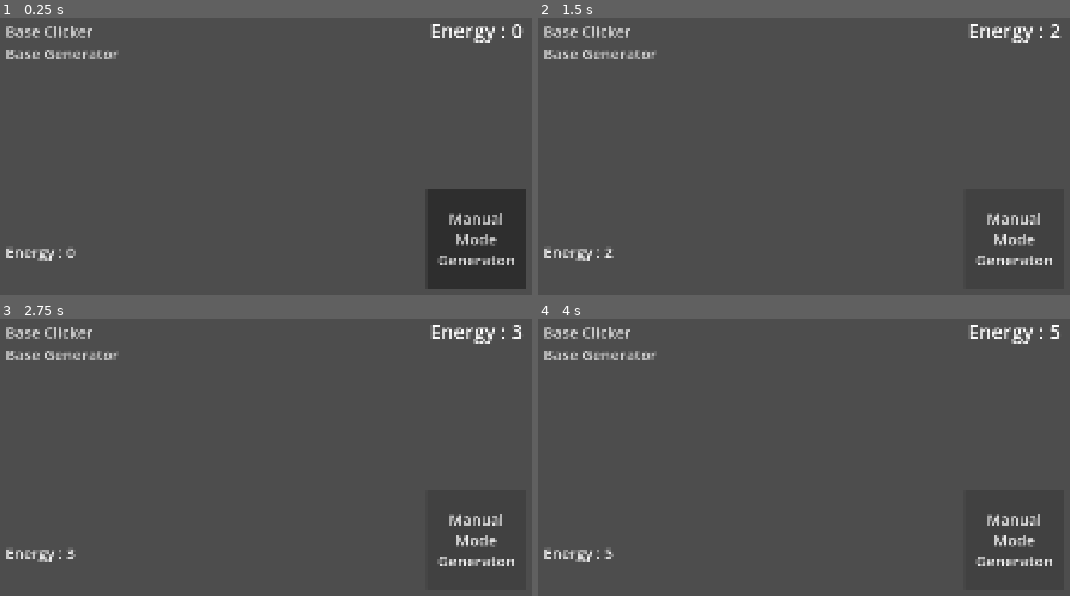
Above: before the commit, frames 1-4 (two rows, left to right).
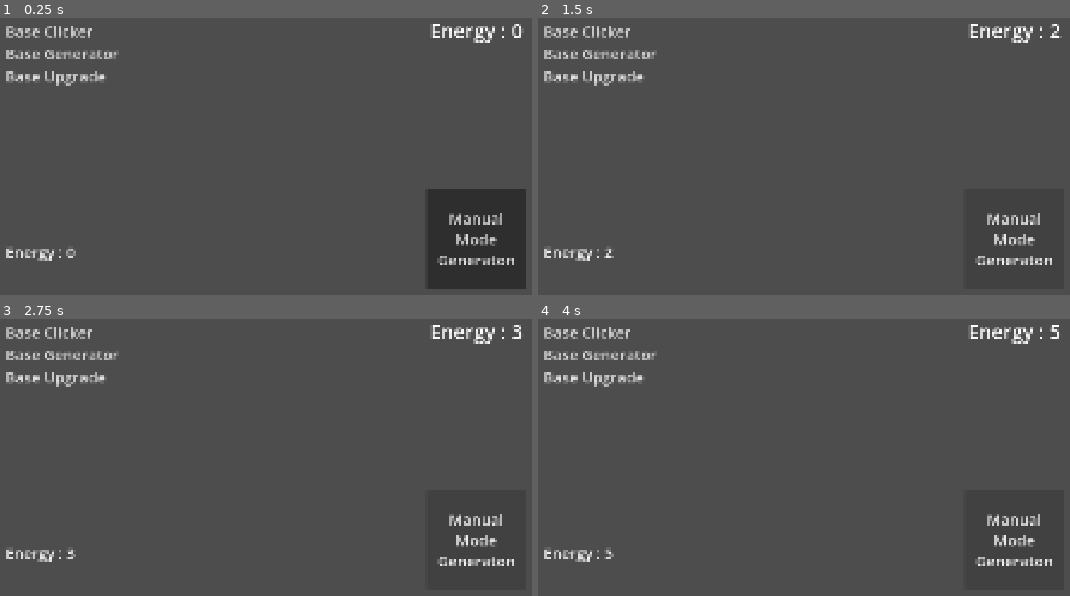
Above: after the commit, the same moments.

Repository: PikSowl/dupe-shenanigans
Game: Godot game, scene res://scenes/Game/game.tscn
Two runs of this game, one before a commit and one after it. Both use one fixed random seed, a clock stepped at 60 frames per second and the inputs below.
Inputs:
- Up to frame 1 (0.25 s): no input
- Up to frame 2 (1.5 s): click "Manual Mode Generaton" at 0.5 s; click "Manual Mode Generaton" at 1.25 s
- Up to frame 3 (2.75 s): click "Manual Mode Generaton" at 2 s
- Up to frame 4 (4 s): tap Enter at 2.75 s; tap Space at 3.5 s

The runs differ from the first frame. In frame 1, 0.4% of the frame differs, in the area x 1-21%, y 19-25%; in frame 2, 0.4%; in frame 3, 0.4%; in frame 4, 0.4%.

Commit message:
Upgrade interface + Clicker upgrade

Diff:
--- /dev/null
+++ b/scenes/Base/Component/upgrade.tscn
@@ -0,0 +1,79 @@
+[gd_scene format=3 uid="uid://d2kl1iwarfs1s"]
+
+[ext_resource type="Script" uid="uid://bwsmqsct08la6" path="res://scripts/Base/Component/component_upgrade.gd" id="1_4ridw"]
+
+[node name="ComponentUpgrade" type="Control" unique_id=922588376 node_paths=PackedStringArray("label_title", "label_description", "buy_button")]
+custom_minimum_size = Vector2(0, 240)
+layout_mode = 3
+anchors_preset = 14
+anchor_top = 0.5
+anchor_right = 1.0
+anchor_bottom = 0.5
+grow_horizontal = 2
+grow_vertical = 2
+script = ExtResource("1_4ridw")
+label_title = NodePath("MarginContainer/HBoxContainer/Info/VBoxContainer/Title")
+label_description = NodePath("MarginContainer/HBoxContainer/Info/VBoxContainer/RichTextLabel")
+buy_button = NodePath("MarginContainer/HBoxContainer/Purchase")
+
+[node name="Panel" type="Panel" parent="." unique_id=1004250065]
+layout_mode = 1
+anchors_preset = 15
+anchor_right = 1.0
+anchor_bottom = 1.0
+grow_horizontal = 2
+grow_vertical = 2
+
+[node name="MarginContainer" type="MarginContainer" parent="." unique_id=1472080377]
+layout_mode = 1
+anchors_preset = 15
+anchor_right = 1.0
+anchor_bottom = 1.0
+grow_horizontal = 2
+grow_vertical = 2
+theme_override_constants/margin_left = 20
+theme_override_constants/margin_top = 20
+theme_override_constants/margin_right = 20
+theme_override_constants/margin_bottom = 20
+
+[node name="HBoxContainer" type="HBoxContainer" parent="MarginContainer" unique_id=815216668]
+layout_mode = 2
+theme_override_constants/separation = 32
+
+[node name="Info" type="Control" parent="MarginContainer/HBoxContainer" unique_id=1144751224]
+layout_mode = 2
+size_flags_horizontal = 3
+
+[node name="VBoxContainer" type="VBoxContainer" parent="MarginContainer/HBoxContainer/Info" unique_id=870876890]
+layout_mode = 1
+anchors_preset = 15
+anchor_right = 1.0
+anchor_bottom = 1.0
+grow_horizontal = 2
+grow_vertical = 2
+
+[node name="Title" type="Label" parent="MarginContainer/HBoxContainer/Info/VBoxContainer" unique_id=1949251871]
+layout_mode = 2
+theme_override_font_sizes/font_size = 36
+text = "Upgrade Title"
+
+[node name="RichTextLabel" type="RichTextLabel" parent="MarginContainer/HBoxContainer/Info/VBoxContainer" unique_id=555613364]
+layout_mode = 2
+size_flags_vertical = 3
+theme_override_font_sizes/normal_font_size = 30
+text = "Ubgrade descript
+Effect with numbers
+Cost
+Amount bought
+dfgdfgfdgfdg
+fdgdfg"
+fit_content = true
+
+[node name="Purchase" type="Button" parent="MarginContainer/HBoxContainer" unique_id=1144047333]
+custom_minimum_size = Vector2(200, 0)
+layout_mode = 2
+theme_override_font_sizes/font_size = 36
+text = "Purchase
+"
+
+[connection signal="pressed" from="MarginContainer/HBoxContainer/Purchase" to="." method="_on_purchase_pressed"]
--- a/scenes/UI/base_clicker.tscn
+++ b/scenes/Base/base_clicker.tscn
@@ -1,7 +1,7 @@
 [gd_scene format=3 uid="uid://1h3fu2wicc62"]
 
-[ext_resource type="Script" uid="uid://duencpww1wa7" path="res://scripts/UI/base_clicker.gd" id="1_0v7ye"]
-[ext_resource type="Script" uid="uid://c31jnb2ke2p17" path="res://scripts/UI/energy_counter.gd" id="2_vdma7"]
+[ext_resource type="Script" uid="uid://duencpww1wa7" path="res://scripts/Base/base_clicker.gd" id="1_stk3r"]
+[ext_resource type="Script" uid="uid://c31jnb2ke2p17" path="res://scripts/UI/energy_counter.gd" id="2_2synv"]
 
 [sub_resource type="LabelSettings" id="LabelSettings_vdma7"]
 font_size = 48
@@ -13,7 +13,7 @@
 anchor_bottom = 1.0
 grow_horizontal = 2
 grow_vertical = 2
-script = ExtResource("1_0v7ye")
+script = ExtResource("1_stk3r")
 
 [node name="EnergyCounter" type="Label" parent="." unique_id=1527275954]
 custom_minimum_size = Vector2(0, 80)
--- a/scenes/UI/base_generator.tscn
+++ b/scenes/Base/base_generator.tscn
@@ -1,7 +1,7 @@
 [gd_scene format=3 uid="uid://ssdjr0bhgla7"]
 
-[ext_resource type="Script" uid="uid://brne5hswu18xm" path="res://scripts/UI/base_generator.gd" id="1_n7c3e"]
-[ext_resource type="Script" uid="uid://c31jnb2ke2p17" path="res://scripts/UI/energy_counter.gd" id="2_gw738"]
+[ext_resource type="Script" uid="uid://brne5hswu18xm" path="res://scripts/Base/base_generator.gd" id="1_14cht"]
+[ext_resource type="Script" uid="uid://c31jnb2ke2p17" path="res://scripts/UI/energy_counter.gd" id="2_jj6cj"]
 
 [node name="BaseGenerator" type="Control" unique_id=1149506178 node_paths=PackedStringArray("button", "timer")]
 layout_mode = 3
@@ -10,7 +10,7 @@
 anchor_bottom = 1.0
 grow_horizontal = 2
 grow_vertical = 2
-script = ExtResource("1_n7c3e")
+script = ExtResource("1_14cht")
 button = NodePath("Button")
 timer = NodePath("Timer")
 view = 1
--- /dev/null
+++ b/scenes/Base/base_upgrade.tscn
@@ -0,0 +1,54 @@
+[gd_scene format=3 uid="uid://blwihf3rlc7nh"]
+
+[ext_resource type="Script" uid="uid://bpsafw3h56e3p" path="res://scripts/Base/base_upgrade.gd" id="1_rax2o"]
+[ext_resource type="PackedScene" uid="uid://d2kl1iwarfs1s" path="res://scenes/Base/Component/upgrade.tscn" id="2_0h6dq"]
+
+[node name="BaseUpgrade" type="Control" unique_id=493355709]
+layout_mode = 3
+anchors_preset = 15
+anchor_right = 1.0
+anchor_bottom = 1.0
+grow_horizontal = 2
+grow_vertical = 2
+script = ExtResource("1_rax2o")
+view = 2
+
+[node name="MarginContainer" type="MarginContainer" parent="." unique_id=468277456]
+layout_mode = 1
+anchors_preset = 15
+anchor_right = 1.0
+anchor_bottom = 1.0
+grow_horizontal = 2
+grow_vertical = 2
+theme_override_constants/margin_left = 16
+theme_override_constants/margin_top = 16
+theme_override_constants/margin_right = 16
+theme_override_constants/margin_bottom = 16
+
+[node name="VBoxContainer" type="VBoxContainer" parent="MarginContainer" unique_id=336744561]
+layout_mode = 2
+
+[node name="HeaderLarge" type="Label" parent="MarginContainer/VBoxContainer" unique_id=1415060402]
+layout_mode = 2
+theme_override_font_sizes/font_size = 32
+text = "Upgrades"
+
+[node name="MarginContainer" type="MarginContainer" parent="MarginContainer/VBoxContainer" unique_id=604463281]
+layout_mode = 2
+theme_override_constants/margin_left = 16
+theme_override_constants/margin_top = 16
+theme_override_constants/margin_right = 16
+theme_override_constants/margin_bottom = 16
+
+[node name="HSeparator" type="HSeparator" parent="MarginContainer/VBoxContainer/MarginContainer" unique_id=795167888]
+layout_mode = 2
+
+[node name="MarginContainer2" type="MarginContainer" parent="MarginContainer/VBoxContainer" unique_id=429066252]
+layout_mode = 2
+theme_override_constants/margin_left = 64
+theme_override_constants/margin_top = 0
+theme_override_constants/margin_right = 64
+theme_override_constants/margin_bottom = 0
+
+[node name="Upgrade" parent="MarginContainer/VBoxContainer/MarginContainer2" unique_id=922588376 instance=ExtResource("2_0h6dq")]
+layout_mode = 2
--- a/scenes/UI/ui.tscn
+++ b/scenes/UI/ui.tscn
@@ -1,9 +1,10 @@
 [gd_scene format=3 uid="uid://cval4tm67eigx"]
 
-[ext_resource type="PackedScene" uid="uid://1h3fu2wicc62" path="res://scenes/UI/base_clicker.tscn" id="1_suays"]
+[ext_resource type="PackedScene" uid="uid://1h3fu2wicc62" path="res://scenes/Base/base_clicker.tscn" id="1_suays"]
 [ext_resource type="Script" uid="uid://b2gutpyifmqyo" path="res://scripts/UI/ui.gd" id="1_yb1mt"]
 [ext_resource type="Script" uid="uid://c31jnb2ke2p17" path="res://scripts/UI/energy_counter.gd" id="2_f54a5"]
-[ext_resource type="PackedScene" uid="uid://ssdjr0bhgla7" path="res://scenes/UI/base_generator.tscn" id="4_7e3k0"]
+[ext_resource type="PackedScene" uid="uid://ssdjr0bhgla7" path="res://scenes/Base/base_generator.tscn" id="4_7e3k0"]
+[ext_resource type="PackedScene" uid="uid://blwihf3rlc7nh" path="res://scenes/Base/base_upgrade.tscn" id="5_7e3k0"]
 
 [node name="UI" type="Control" unique_id=1344497331]
 layout_mode = 3
@@ -58,15 +59,20 @@
 [node name="VBoxContainer" type="VBoxContainer" parent="HBoxContainer/LeftPanel/VBoxContainer/Navigator/MarginContainer" unique_id=528242930]
 layout_mode = 2
 
-[node name="BaseClickerLink" type="LinkButton" parent="HBoxContainer/LeftPanel/VBoxContainer/Navigator/MarginContainer/VBoxContainer" unique_id=1552663997]
+[node name="BaseClickerLink" type="LinkButton" parent="HBoxContainer/LeftPanel/VBoxContainer/Navigator/MarginContainer/VBoxContainer" unique_id=2074251195]
 layout_mode = 2
 theme_override_font_sizes/font_size = 36
 text = "Base Clicker"
 
-[node name="BaseGeneratorLink" type="LinkButton" parent="HBoxContainer/LeftPanel/VBoxContainer/Navigator/MarginContainer/VBoxContainer" unique_id=2094716487]
+[node name="BaseGeneratorLink" type="LinkButton" parent="HBoxContainer/LeftPanel/VBoxContainer/Navigator/MarginContainer/VBoxContainer" unique_id=16663049]
 layout_mode = 2
 theme_override_font_sizes/font_size = 36
 text = "Base Generator"
+
+[node name="BaseUpgradeLink" type="LinkButton" parent="HBoxContainer/LeftPanel/VBoxContainer/Navigator/MarginContainer/VBoxContainer" unique_id=1780751906]
+layout_mode = 2
+theme_override_font_sizes/font_size = 36
+text = "Base Upgrade"
 
 [node name="MarginContainer" type="MarginContainer" parent="HBoxContainer/LeftPanel/VBoxContainer" unique_id=1623340584]
 layout_mode = 2
@@ -121,5 +127,11 @@
 layout_mode = 1
 ui = NodePath("../../..")
 
+[node name="BaseUpgrade" parent="HBoxContainer/MainView" unique_id=493355709 node_paths=PackedStringArray("ui") instance=ExtResource("5_7e3k0")]
+visible = false
+layout_mode = 1
+ui = NodePath("../../..")
+
 [connection signal="pressed" from="HBoxContainer/LeftPanel/VBoxContainer/Navigator/MarginContainer/VBoxContainer/BaseClickerLink" to="." method="_on_base_clicker_link_pressed"]
 [connection signal="pressed" from="HBoxContainer/LeftPanel/VBoxContainer/Navigator/MarginContainer/VBoxContainer/BaseGeneratorLink" to="." method="_on_base_generator_link_pressed"]
+[connection signal="pressed" from="HBoxContainer/LeftPanel/VBoxContainer/Navigator/MarginContainer/VBoxContainer/BaseUpgradeLink" to="." method="_on_base_upgrade_link_pressed"]
--- /dev/null
+++ b/scripts/Base/Component/component_upgrade.gd
@@ -0,0 +1,50 @@
+class_name ComponentUpgrade
+extends Control
+## Component displaying an upgrade.
+
+@export var label_title : Label
+
+@export var label_description : RichTextLabel
+
+@export var buy_button : Button
+
+## Upgrade to display
+var upgrade : UpClick1
+
+
+func  _ready() -> void:
+	upgrade = UpClick1.new()
+
+	update_label_title()
+	update_label_description()
+	update_button()
+
+	HandlerEnergy.ref.energy_created.connect(update_button)
+	HandlerEnergy.ref.energy_consumed.connect(update_button)
+
+	upgrade.bought.connect(update_label_title)
+	upgrade.bought.connect(update_label_description)
+	upgrade.bought.connect(update_button)
+
+
+func update_label_title() -> void:
+	var text : String = upgrade.title + " (%s)" %upgrade.amount
+	label_title.text = text
+
+
+func update_label_description() -> void:
+	var text : String = upgrade.description + " (%s)" %upgrade.amount
+	label_description.text = text
+
+
+## Updates button availability
+func update_button(_quantity : int = -1) -> void:
+	if upgrade.is_afordable():
+		buy_button.disabled = false
+		return
+
+	buy_button.disabled = true
+
+
+func _on_purchase_pressed() -> void:
+	upgrade.buy_one()
--- /dev/null
+++ b/scripts/Base/Component/up_click1.gd
@@ -0,0 +1,56 @@
+class_name UpClick1
+extends Node
+## Upgrade for click number 1. Increase energy from clicks.
+
+##
+signal bought
+
+
+## How many already bought
+var amount : int = 0
+## Name of upgrade
+var title : String = "Click Upgrade"
+## What it does
+var description : String
+## How much for first one
+var base_cost : int = 10
+## How much for one
+var cost : int = 1
+
+
+func _init() -> void:
+	amount = Game.ref.data.up_c_1_amount
+	Calculate_cost()
+	description = getDescription()
+
+
+
+## Returns upgrade description and cost
+func getDescription() -> String:
+	var desc : String = "Increases the amount of energy created by Clicking."
+	desc += "\nEffects : +1 click"
+	desc += "\nCost : %s" %cost
+
+	return desc
+
+
+## Returns how much for one
+func Calculate_cost() -> void:
+	cost = base_cost + 2 * base_cost * int(amount**1.5)
+
+
+func is_afordable() -> bool:
+	if HandlerEnergy.ref.energy() >= cost:
+		return true
+
+	return false
+
+func buy_one() -> void:
+	if not HandlerEnergy.ref.consume_energy(cost):
+		amount += 1
+		Game.ref.data.up_c_1_amount = amount
+
+		Calculate_cost()
+		description = getDescription()
+
+		bought.emit()
--- a/scripts/UI/base_clicker.gd
+++ b/scripts/Base/base_clicker.gd
@@ -19,7 +19,7 @@
 
 
 func create_energy() -> void:
-	HandlerEnergy.ref.create_energy(1)
+	HandlerEnergy.ref.click_energy()
 
 
 func _on_navigation_request(requested_view : UI.Views) -> void:
--- /dev/null
+++ b/scripts/Base/base_upgrade.gd
@@ -0,0 +1,21 @@
+class_name BaseUpgrade
+extends Control
+## Shows upgrades
+
+@export var ui : UI
+
+@export var view : UI.Views
+
+
+func _ready() -> void:
+	visible = false
+
+	ui.navigation_requested.connect(_on_navigation_request)
+
+
+func _on_navigation_request(requested_view : UI.Views) -> void:
+	if requested_view == view:
+		visible = true
+		return
+
+	visible = false
--- a/scripts/Game/data.gd
+++ b/scripts/Game/data.gd
@@ -3,3 +3,5 @@
 ##Contain data to save and load
 
 @export var energy : int = 0
+
+@export var up_c_1_amount : int = 0
--- a/scripts/Handler/handler_energy.gd
+++ b/scripts/Handler/handler_energy.gd
@@ -41,3 +41,10 @@
 	energy_consumed.emit(quantity)
 
 	return Error.OK
+
+## When click produce energy
+func click_energy() -> void:
+	var quantity_added: int = 1
+	quantity_added += Game.ref.data.up_c_1_amount
+
+	create_energy(quantity_added)
--- a/scripts/UI/ui.gd
+++ b/scripts/UI/ui.gd
@@ -6,6 +6,7 @@
 enum Views {
 	BASE_CLICKER,
 	BASE_GENERATOR,
+	BASE_UPGRADE,
 }
 
 signal navigation_requested(view : Views)
@@ -17,3 +18,7 @@
 
 func _on_base_generator_link_pressed() -> void:
 	navigation_requested.emit(Views.BASE_GENERATOR)
+
+
+func _on_base_upgrade_link_pressed() -> void:
+	navigation_requested.emit(Views.BASE_UPGRADE)
Not shown: 1 places in scenes/Base/base_clicker.tscn that only renumber resources
Not shown: 1 places in scenes/Base/base_generator.tscn that only renumber resources
Not shown, added: scripts/Base/Component/component_upgrade.gd.uid
Not shown, added: scripts/Base/Component/up_click1.gd.uid
Renamed: scripts/UI/base_clicker.gd.uid -> scripts/Base/base_clicker.gd.uid
Renamed: scripts/UI/base_generator.gd -> scripts/Base/base_generator.gd
Renamed: scripts/UI/base_generator.gd.uid -> scripts/Base/base_generator.gd.uid
Not shown, added: scripts/Base/base_upgrade.gd.uid
